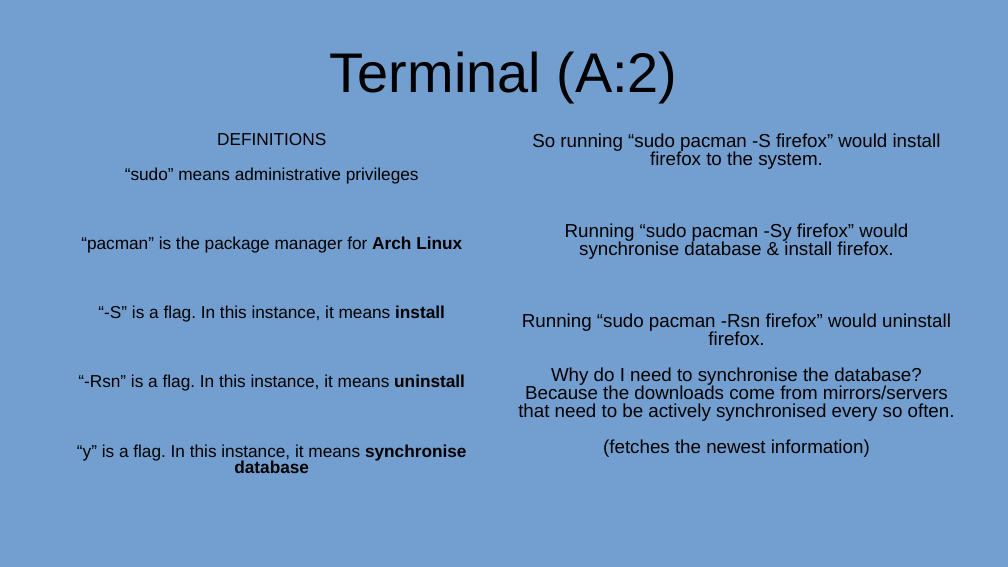
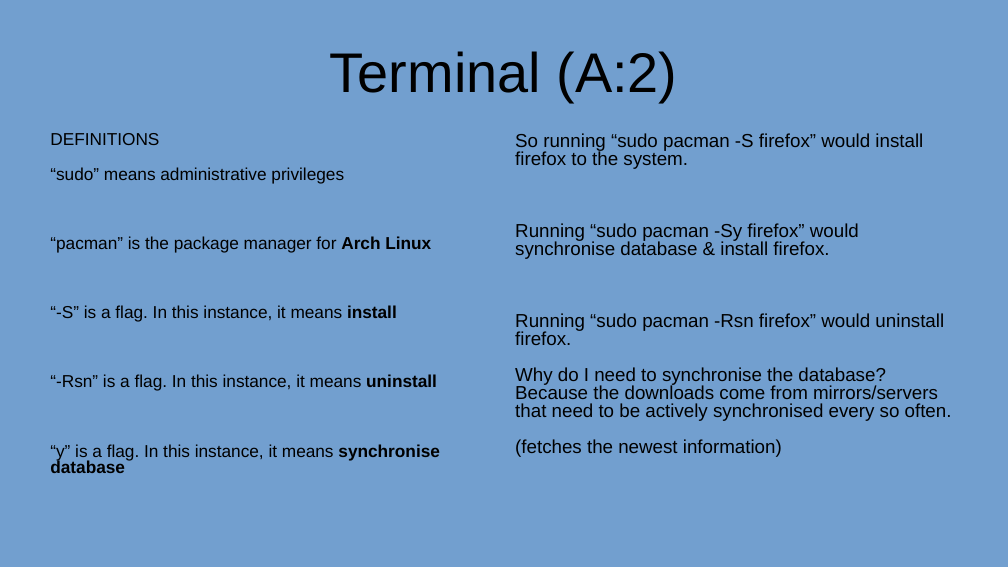
Before and after one commit to AnAncientForce/sysZ, a slide deck: slide 3 of Guide.odp. Drawn at 1008x567 pixels with LibreOffice and Linux fonts; fonts in the diff are those of the drawing. Boxes give left, top, right and bottom in pixels: in the first picture for what was removed or moved away, otherwise in the second. Text is boxed around its words. In the diff, an @@ line names an element or a change of style, - is before the commit and + after.

```diff
--- a/Guide.odp
+++ b/Guide.odp
@@ text "DEFINITIONS" at box(50, 133, 439, 473): alignment centre to left @@
@@ text "So running “sudo pacman -S ..." at box(515, 133, 952, 457): alignment centre to left @@
```
Also in this commit, not shown: 4 other slides changed.
